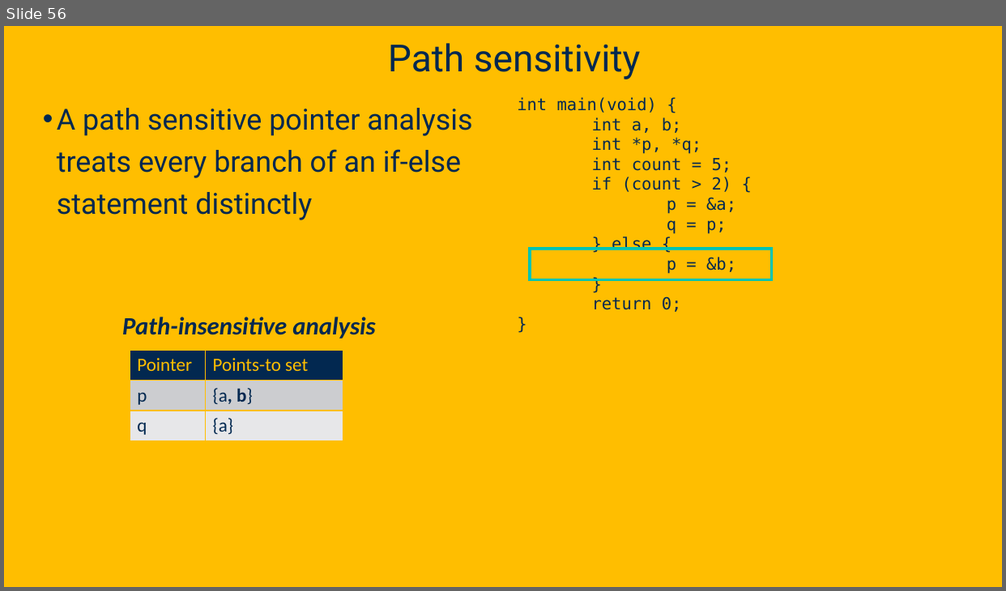
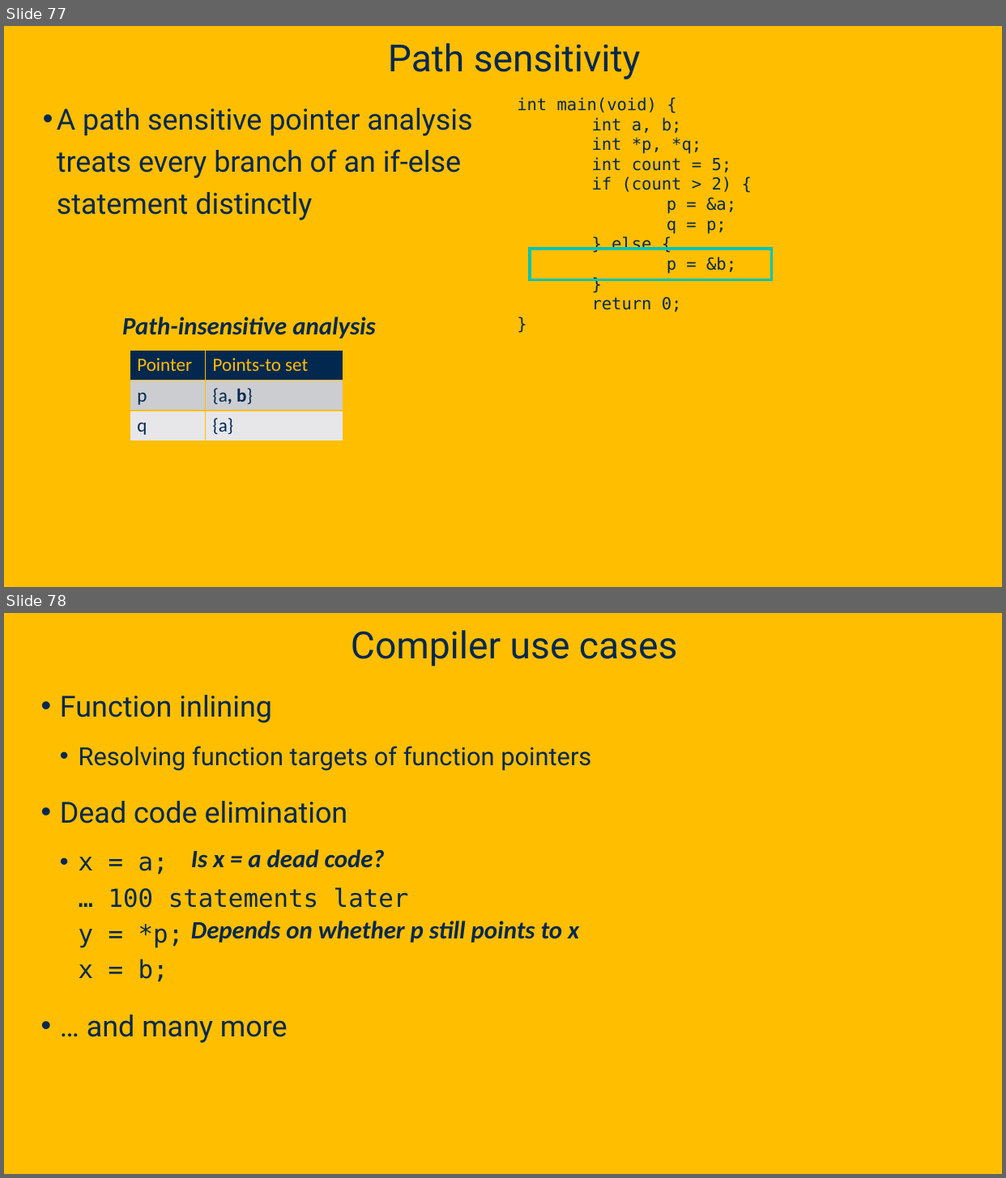
Before and after one commit to davsec-teaching/ECS289C-Spring2025, a slide deck: slides/4_pointer_analysis.pptx. Shown one above the other, each under a label of ours: slide 56 before the commit, slides 77 and 78 after it. The pictures are 1006x591 and 1006x1178 pixels, drawn with LibreOffice and Linux fonts; fonts in the diff are those of the drawing; background and template pictures are left out. Boxes give left, top, right and bottom in pixels: in the first picture for what was removed or moved away, otherwise in the second. Text is boxed around its words. In the diff, an @@ line names an element or a change of style, - is before the commit and + after.

```diff
--- a/slides/4_pointer_analysis.pptx
+++ b/slides/4_pointer_analysis.pptx
@@ slide 78 added at box(4, 613, 1002, 1174), background picture (left out) @@
@@ title added at box(351, 630, 677, 666), 36 pt, text #022850 @@
+Compiler use cases
@@ text added at box(60, 695, 591, 1043), 24 pt, text #022850 @@
+• Function inlining
+  • Resolving function targets of function pointers
+• Dead code elimination
+  • x = a;
+    … 100 statements later
+    y = *p;
+    x = b;
+• … and many more
@@ text added at box(191, 850, 385, 868), 24 pt, text #022850, bold, italic @@
+Is x = a dead code?
@@ text added at box(191, 921, 579, 943), 24 pt, text #022850, bold, italic @@
+Depends on whether p still points to x
@@ what was slide 56 is now slide 77 @@
```
Also in this commit, not shown: 7 slides changed, 35 other slides added.
